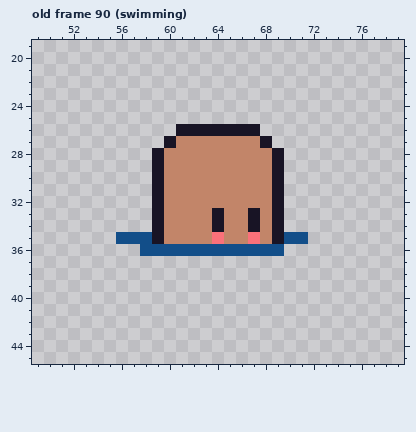
A pixel-art file gets an edit: Assets/Resource_Assets/SunnySide_Asset/Characters/_Source/Hth/Worker.aseprite. The picture above was drawn from the file before the commit.
124x96 pixels, 131 frames. Colours within 5 levels of each other are drawn and written as one. Shown: old frame 90 (swimming): x 49..79, y 19..45. The commit also changed other frames, which this record leaves out.
Once edited:
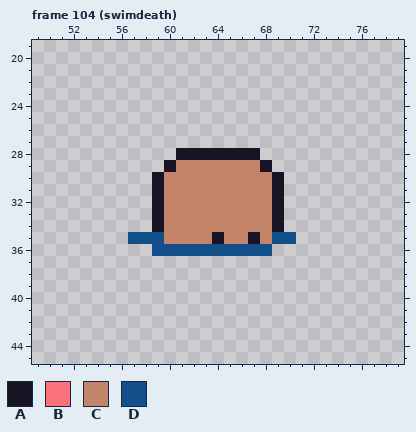
Palette (. is transparent): A #181425  B #fa717a  C #c28569  D #124e89
A new or re-ordered frame is compared with the old frame closest to it.
From the commit log: asset : 애니메이션 'swimdeath' 추가
From old to new:
frames 131 -> 143
Frame 104 (swimdeath) is new; against old frame 90 (swimming), layers "extra", "head":
y 26: x 61..67 AAAAAAA -> .......
y 27: x 60..68 ACCCCCCCA -> .........
y 28: x 59..69 ACCCCCCCCCA -> ..AAAAAAA..
y 29: x 59..60 AC -> .A; x 68..69 CA -> A.
y 33..34: x 64 A -> C; x 67 A -> C
y 35: x 56 D -> .; x 59 A -> D; x 64 B -> A; x 67 B -> A; x 69 A -> D; x 71 D -> .
y 36: x 58 D -> .; x 69 D -> .
Boxes around the changes in both pictures, in picture pixels (x1, y1, x2, y2):
changed: (116, 124, 308, 256)
